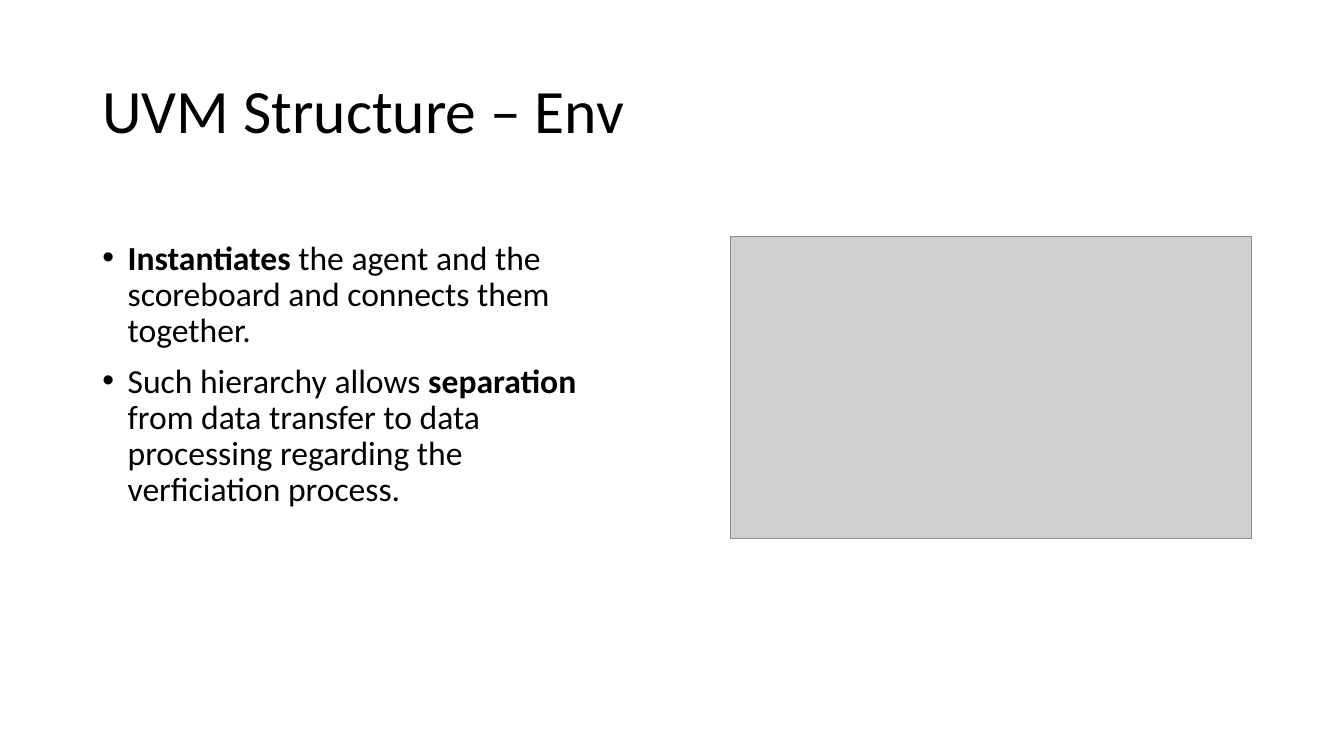
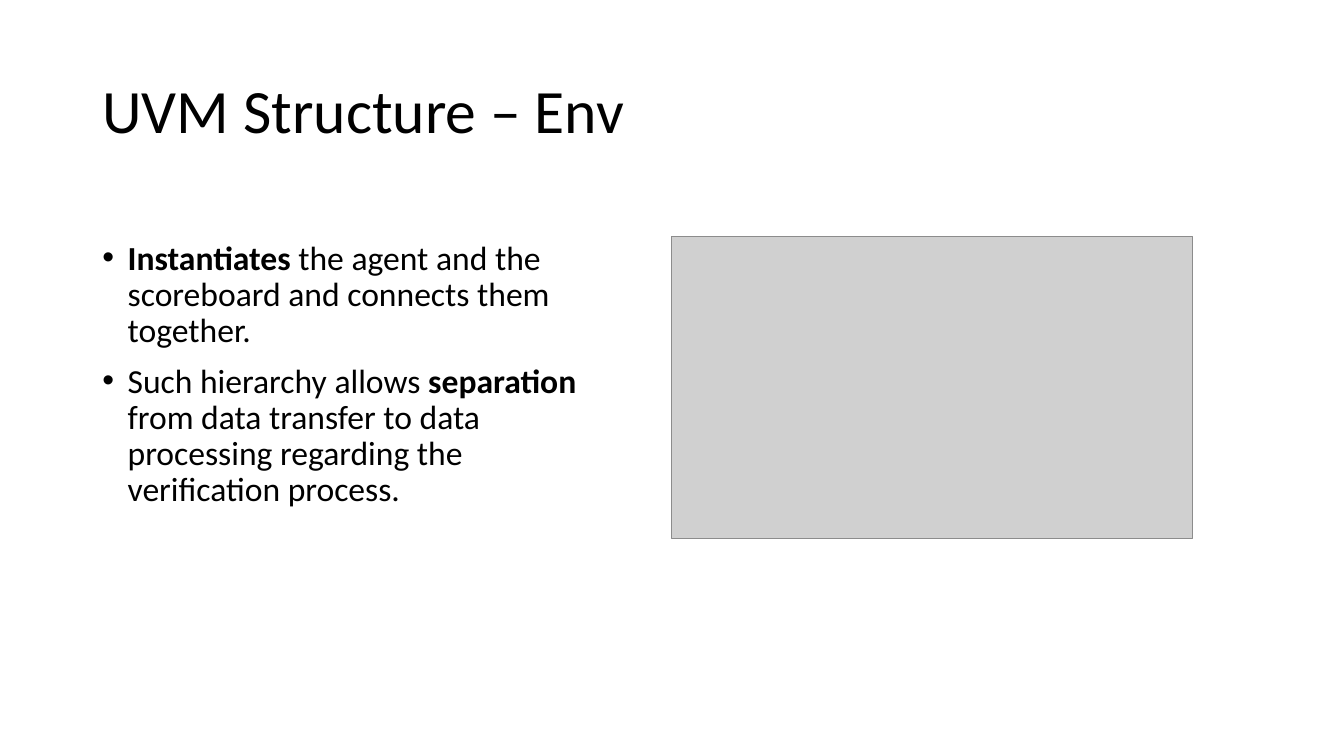
Before and after one commit to liotahuf/UVM_project, a slide deck: slide 9 of Final presentation 3.pptx. Drawn at 1344x756 pixels with LibreOffice and Linux fonts; fonts in the diff are those of the drawing; grey boxes stand for pictures. Boxes give left, top, right and bottom in pixels: in the first picture for what was removed or moved away, otherwise in the second. Text is boxed around its words. In the diff, an @@ line names an element or a change of style, - is before the commit and + after.

```diff
--- a/Final presentation 3.pptx
+++ b/Final presentation 3.pptx
@@ picture: place and size @@
-picture at (731,236,1252,538)
+picture at (673,236,1194,538)
@@ text at (128,369,576,507): text changed @@
-• Such hierarchy allows separation from data transfer to data processing regarding the verficiation process.
+• Such hierarchy allows separation from data transfer to data processing regarding the verification process.
```
Also in this commit, not shown: 21 other slides changed.
